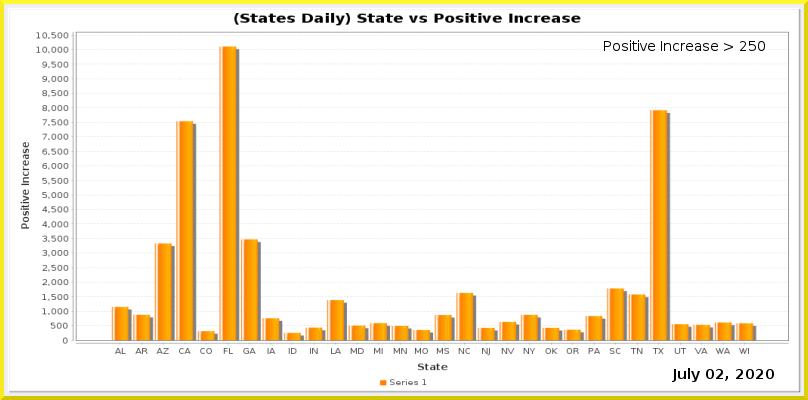
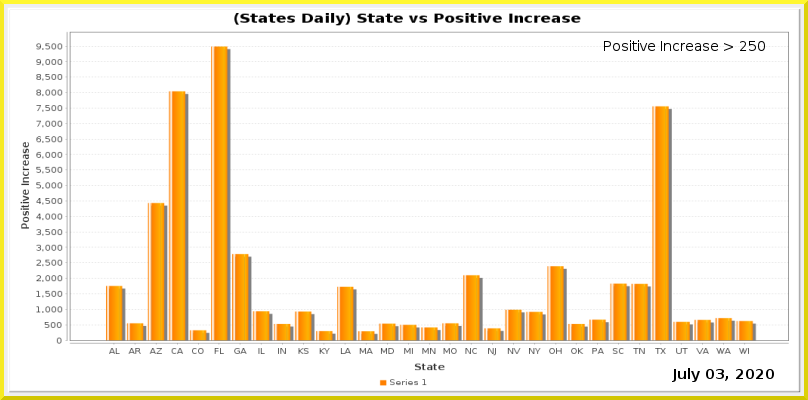
Layers edited between the first and the second 808 x 400 image:
painted on "Current Date" over [716, 369, 724, 379]
painted on "Date_vs_TestIncrease.png" over [36, 31, 789, 371]
